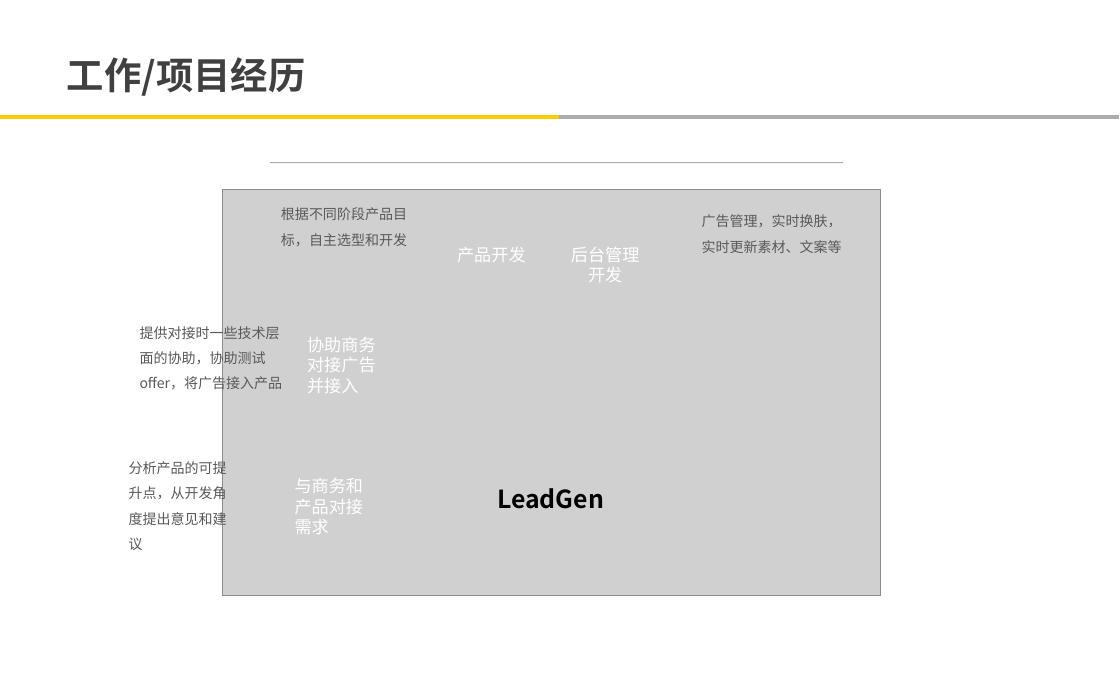
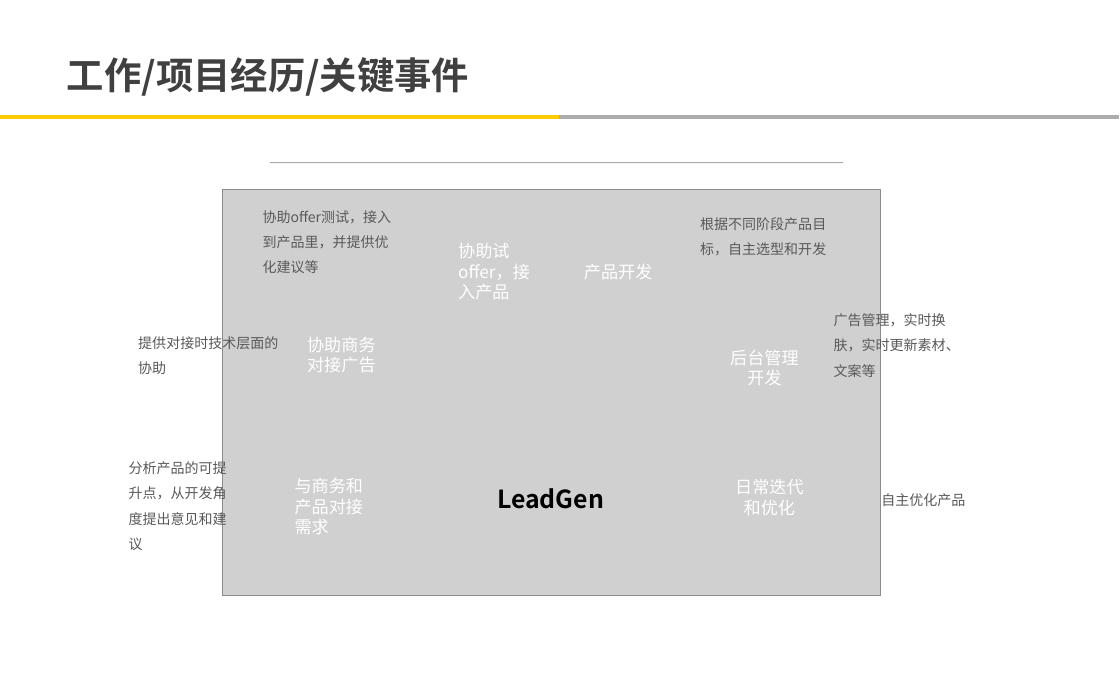
Before and after one commit to yian529/elaine, a slide deck: slide 3 of 申请/马爱莲-广告平台BU-国际业务部-产品技术组-申请职级T5.pptx. Drawn at 1120x700 pixels with LibreOffice and Linux fonts; fonts in the diff are those of the drawing; grey boxes stand for pictures; background and template pictures are left out. Boxes give left, top, right and bottom in pixels: in the first picture for what was removed or moved away, otherwise in the second. Text is boxed around its words. In the diff, an @@ line names an element or a change of style, - is before the commit and + after.

```diff
--- a/申请/马爱莲-广告平台BU-国际业务部-产品技术组-申请职级T5.pptx
+++ b/申请/马爱莲-广告平台BU-国际业务部-产品技术组-申请职级T5.pptx
@@ text at bbox=[67, 57, 469, 96]: text changed @@
-工作/项目经历
+工作/项目经历/关键事件
@@ text "根据不同阶段产品目标，自主选型和开发": place and size @@
-text "根据不同阶段产品目标，自主选型和开发" at bbox=[281, 207, 407, 246]
+text "根据不同阶段产品目标，自主选型和开发" at bbox=[700, 217, 826, 255]
@@ text added at bbox=[263, 210, 392, 273], 9 pt, text #595959 @@
+协助offer测试，接入到产品里，并提供优化建议等
@@ text added at bbox=[458, 243, 530, 299], 11 pt, text #FFFFFF @@
+协助试offer，接入产品
@@ text "产品开发": place and size @@
-text "产品开发" at bbox=[457, 247, 526, 262]
+text "产品开发" at bbox=[584, 264, 653, 279]
@@ text "广告管理，实时换肤，实时更新素材、文案等" rewrapped from bbox=[702, 214, 842, 253] to bbox=[834, 311, 960, 377] @@
@@ text at bbox=[138, 334, 278, 374]: text changed @@
-提供对接时一些技术层面的协助，协助测试offer，将广告接入产品
+提供对接时技术层面的协助
@@ text at bbox=[307, 337, 376, 372]: text changed @@
-协助商务对接广告并接入
+协助商务对接广告
@@ text "后台管理开发": place and size @@
-text "后台管理开发" at bbox=[571, 247, 640, 282]
+text "后台管理开发" at bbox=[730, 350, 799, 385]
@@ text added at bbox=[735, 479, 804, 515], 11 pt, text #FFFFFF @@
+日常迭代和优化
@@ text added at bbox=[881, 493, 965, 506], 9 pt, text #595959 @@
+自主优化产品
```
Also in this commit, not shown: 2 other slides changed, 3 slides added, 7 slides removed, 1 other file.
